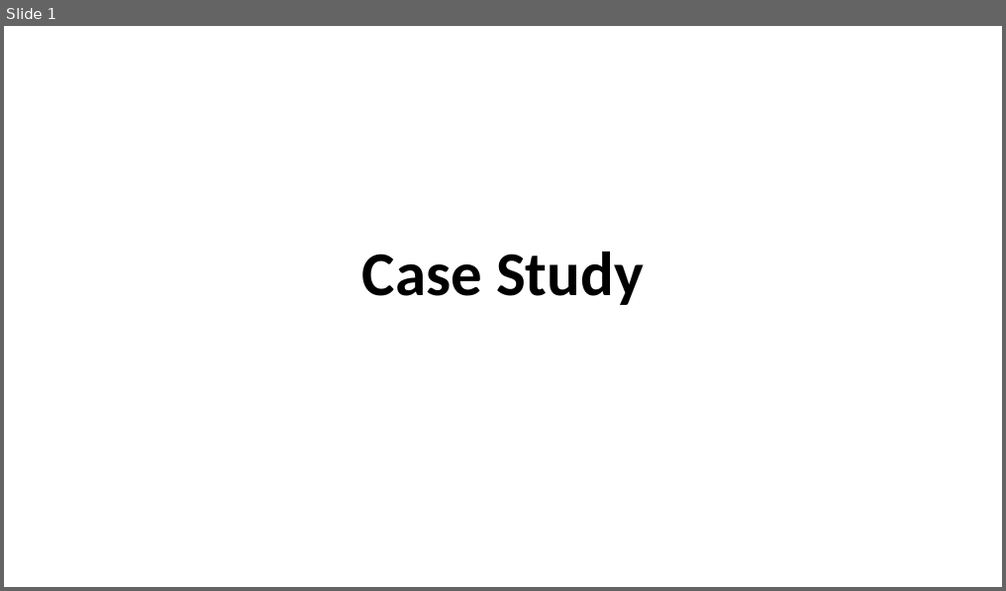
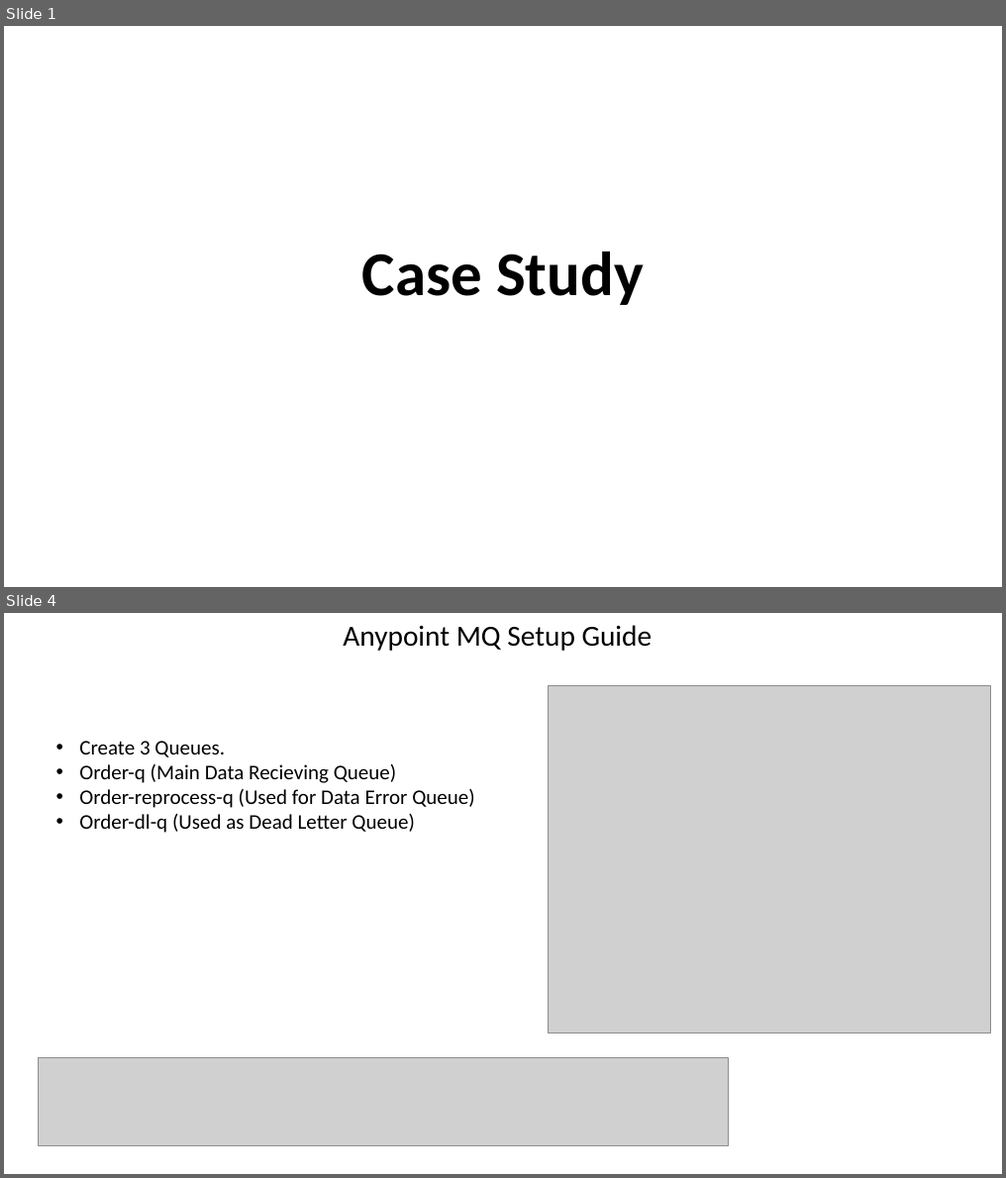
Before and after one commit to raviggu/My-Case-Study, a slide deck: CaseStudy-Setup.pptx. Shown one above the other, each under a label of ours: slide 1 before the commit, slides 1 and 4 after it; the slides between them are not shown. The pictures are 1006x591 and 1006x1178 pixels, drawn with LibreOffice and Linux fonts; fonts in the diff are those of the drawing; grey boxes stand for pictures. Boxes give left, top, right and bottom in pixels: in the first picture for what was removed or moved away, otherwise in the second. Text is boxed around its words. In the diff, an @@ line names an element or a change of style, - is before the commit and + after.

Commit message:
Setup Guide Upload

```diff
--- a/CaseStudy-Setup.pptx
+++ b/CaseStudy-Setup.pptx
@@ slide 4 added at (4,613,1002,1174), background #FFFFFF @@
@@ text added at (343,625,652,651), 28 pt, text #000000 @@
+Anypoint MQ Setup Guide
@@ picture added at (548,685,991,1033) @@
@@ text added at (79,741,475,833), 20 pt, text #000000 @@
+• Create 3 Queues.
+• Order-q (Main Data Recieving Queue)
+• Order-reprocess-q (Used for Data Error Queue)
+• Order-dl-q (Used as Dead Letter Queue)
@@ picture added at (39,1059,729,1146) @@
```
Also in this commit, not shown: 2 slides changed.
